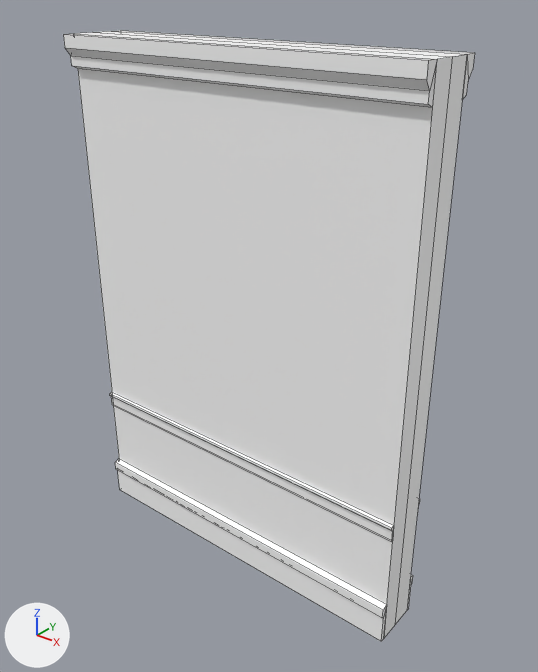
The FBX model Projects/Project 5/Assets/Gameplay/StaticModels/wall/wall_horizontal.fbx, before and after one commit.
Rendered twice from a 50 mm lens placed at (4.09, -3.31, 3.83), pointed at (1.37, 0.08, 1.73). The lights are fixed; the arrows at lower left show +X, +Y and +Z. Mesh edges are drawn as thin lines. Where no turn or scale is listed for an object, it has been applied to the vertices. Vertices at the same position are counted once.

In view in the first picture: 'molding', 'wall'.
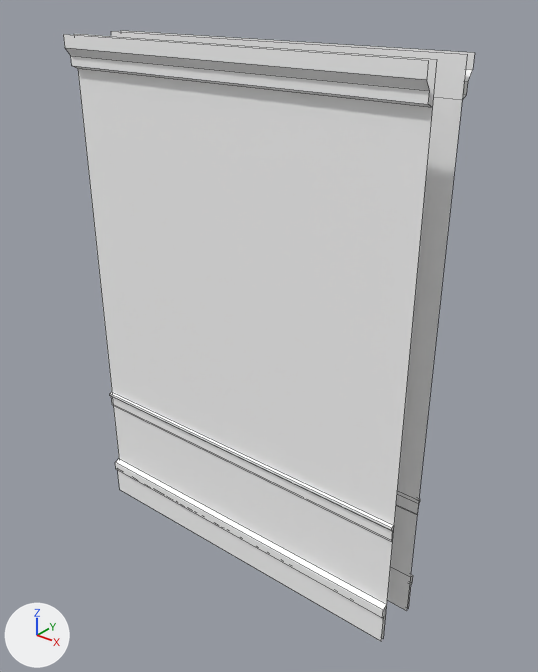
Commit message: Removed inner faces from walls that were causing 'cracks'. Snapped vertices in walls that were causing 'cracks'.

Changed parts and their boxes (x1, y1, x2, y2) in the pictures (538 x 672 px):
'wall', reshaped: before (74, 31, 467, 638); after (74, 31, 467, 639)
'molding', reshaped: before (63, 30, 475, 642); after (63, 30, 475, 641)
part 1 of me_mesh, deleted: before (75, 31, 467, 638)
part 2 of me_mesh_001, deleted: before (381, 578, 411, 642)

What changed in the scene script:
```text
Change me_mesh:
    where me_mesh.from_pydata(...)  # 12 vertices, 10 faces; spans x 0.0..2.5, y -0.15..0.15, z 0.0..3.5
    used by ob_wall; location = (0.0, 0.0, 0.0)
    verts and faces of me_mesh; kept vertices keep their numbers, new ones are numbered from 12
    before: 0 (0.0, 0.0, 0.0), 1 (0.0, 0.0, 3.5) at pixel (92, 32), 2 (2.5, 0.0, 0.0) at pixel (395, 624), 3 (2.5, 0.0, 3.5) at pixel (452, 56), 4 (0.0, -0.15, 3.5) at pixel (73, 33)
    before: 5 (0.0, -0.15, 0.0), 6 (2.5, -0.15, 0.0) at pixel (383, 638), 7 (2.5, -0.15, 3.5) at pixel (437, 59), 8 (0.0, 0.15, 0.0), 9 (0.0, 0.15, 3.5) at pixel (111, 31)
    before: 10 (2.5, 0.15, 3.5) at pixel (467, 54), 11 (2.5, 0.15, 0.0) at pixel (406, 610)
    me_mesh part 1
    add delete_vertices([*range(0, 4)])  # with the faces that use them
Change me_mesh_001:
    used by ob_molding; location = (0.0, 0.0, 0.0)
    remove me_mesh_001.from_pydata(...)  # 76 vertices, 50 faces; spans x 0.0..2.5, y -0.23..0.23, z 0.0..3.5
    add me_mesh_001.from_pydata(...)  # 72 vertices, 26 faces; spans x 0.0..2.5, y -0.23..0.23, z 0.0..3.5
    me_mesh_001 part 2: 2 vertices removed from x 2.5, y -0.15..0.15, z 0.0
```
